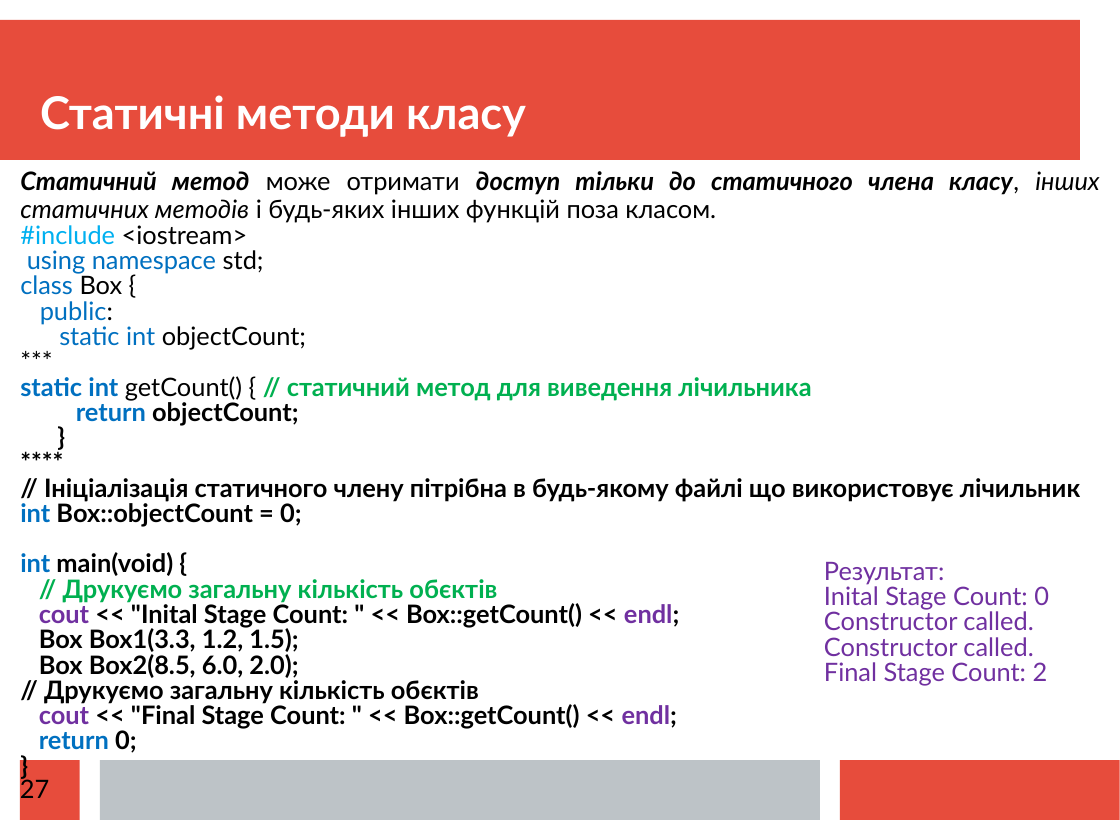
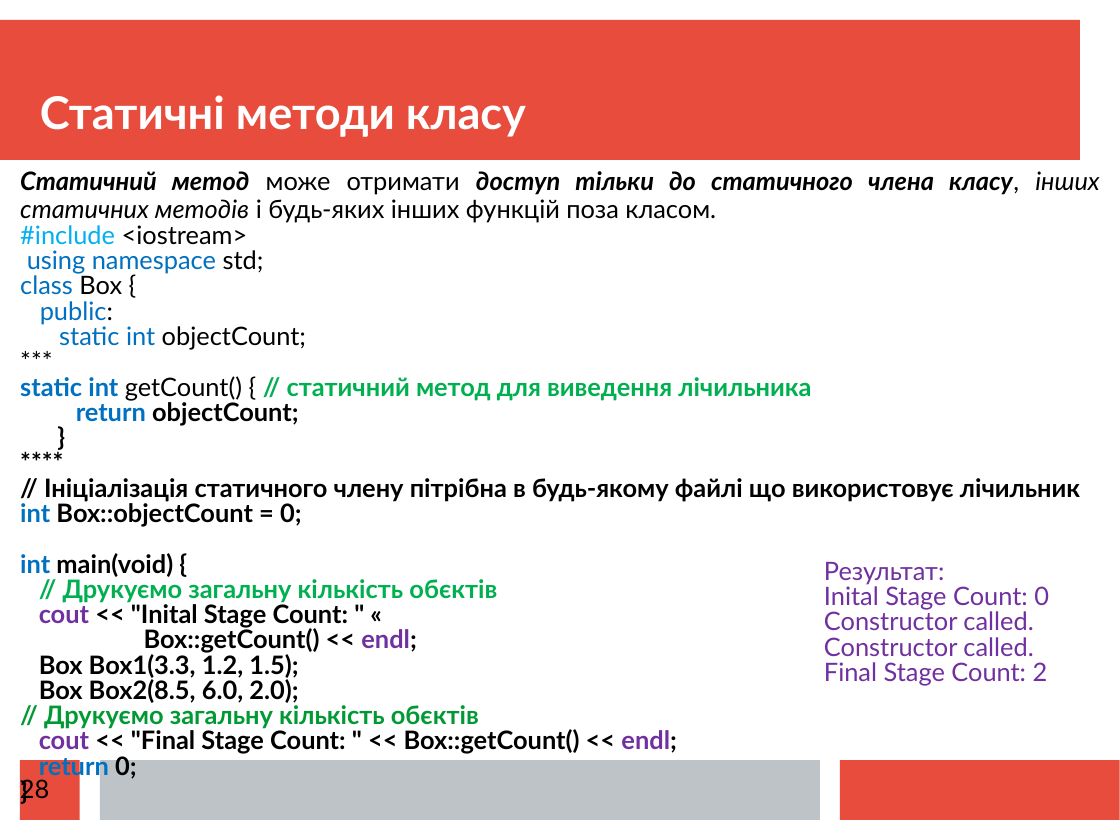
Before and after one commit to mecchmatProjects/CppCourse, a slide deck: slide 28 of Lect8/CppTutorUkr8.ppt (slide 27 before the commit). Drawn at 1120x840 pixels with LibreOffice and Linux fonts; fonts in the diff are those of the drawing. Boxes give left, top, right and bottom in pixels: in the first picture for what was removed or moved away, otherwise in the second. Text is boxed around its words. In the diff, an @@ line names an element or a change of style, - is before the commit and + after.

```diff
--- a/Lect8/CppTutorUkr8.ppt
+++ b/Lect8/CppTutorUkr8.ppt
@@ text at (x1=20, y1=171, x2=1099, y2=779): text colour #000000 to #009933 in "// Друкуємо загальну кількість обєктів" @@
@@ text at (x1=39, y1=602, x2=416, y2=653): text changed @@
-cout << "Inital Stage Count: " << Box::getCount() << endl;
+cout << "Inital Stage Count: " «
+Box::getCount() << endl;
@@ page number at (x1=20, y1=779, x2=49, y2=803): text changed @@
-27
+28
```
Also in this commit, not shown: 10 other slides changed, 1 slide added, 5 other files.
